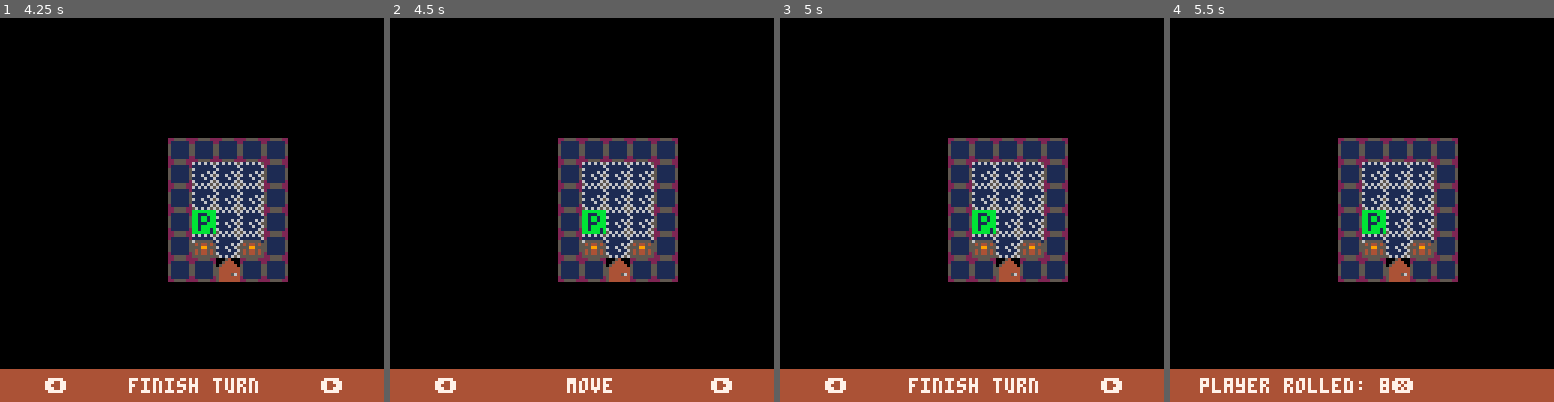
Above: before the commit, frames 1-4 (left to right).
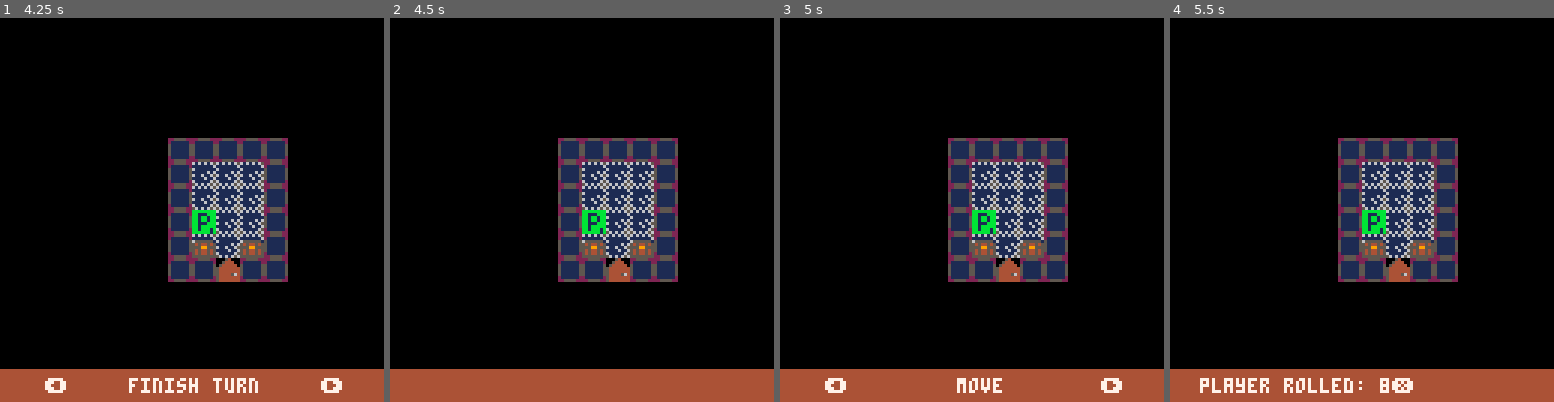
Above: after the commit, the same moments.

Repository: rad-corps/HQuest
Game: PICO-8 cartridge hq.p8
Two runs of this game, one before a commit and one after it. Both use one fixed random seed, a clock stepped at 60 frames per second and the inputs below.
Inputs:
- Up to frame 1 (4.25 s): tap O (Z key) at 0.33, 1.07, 2.22, 3.72 s; tap Down at 0.7 s; tap X (X key) at 1.43, 2.07, 2.82, 3.57 s; hold Up 1.97-2.63 s; hold Right 2.68-3.02 s; hold Down 3.07-3.73 s; hold Left 3.78-4.12 s; hold Up from 4.17 s (still down)
- Up to frame 2 (4.5 s): keep holding Up; tap X (X key) at 4.32 s
- Up to frame 3 (5 s): release Up at 4.5 s; hold Left from 4.55 s (still down)
- Up to frame 4 (5.5 s): release Left at 5.05 s; tap X (X key) at 5.07 s; hold Right from 5.1 s (still down); tap O (Z key) at 5.22 s

Frame 1 is identical in both runs. In frame 2, 0.5% of the frame differs, in the area x 11-90%, y 93-98%; in frame 3, 0.6%, in the area x 33-68%, y 93-98%; in frame 4, nothing differs.

Commit message:
reporting end tile using sprite flag

Diff:
--- a/hq.p8
+++ b/hq.p8
@@ -1,6 +1,119 @@
 pico-8 cartridge // http://www.pico-8.com
 version 8
 __lua__
+
+function get_mission(num)
+	local l_mission = {}
+	if num == 1 then
+		l_mission = {
+			starting_point = {2,20},
+			door_locations = {
+				{4,5},
+				{6,3},
+				{11,3},
+				{4,11},
+				{9,11},
+				{1,15},
+				{13,17},
+				{11,20},
+				{3,23},
+				{8,23},
+				{18,20},
+				{20,12}
+			},
+			enemies = { --x, y, type
+				{3,3,2},
+				{4,3,2},
+				{8,2,3},
+				{8,3,6},
+				{8,4,3},
+				{12,4,2},
+				{20,21,4},
+				{21,20,4},
+				{22,19,3},
+				{15,14,3},
+				{18,14,3},
+				{18,11,3},
+				{16,11,8}
+			},
+			rocks = {
+				{0,1},
+				{18,24},
+				{22,12},
+				{16,7},
+				{17,7}
+			},
+			chest_data = { --x,y,type,amount/strength
+				{2, 22, 2, 1},
+				{4, 22, 2, 1},
+				{22, 22, 2, 1},
+				{21, 22, 2, 1}
+			},
+			end_tile = {6,18}
+		}
+	elseif num == 2 then
+		l_mission = {
+			starting_point = {2,20},
+			door_locations = {
+				{4,5},
+				{6,3},
+				{11,3},
+				{4,11},
+				{9,11},
+				{1,15},
+				{13,17},
+				{11,20},
+				{3,23},
+				{8,23},
+				{18,20},
+				{20,12}
+			},
+			enemies = { --x, y, type
+				{3,3,2},
+				{4,3,2},
+				{8,2,3},
+				{8,3,6},
+				{8,4,3},
+				{12,4,2},
+				{12,5,6},
+				{13,5,2},
+				{4,8,1},
+				{8,9,1},
+				{9,9,1},
+				{0,17,1},
+				{3,15,1},
+				{3,16,4},
+				{9,19,4},
+				{10,20,4},
+				{13,19,1},
+				{13,21,1},
+				{16,24,4},
+				{20,21,4},
+				{21,20,4},
+				{22,19,3},
+				{15,14,3},
+				{18,14,3},
+				{18,11,3},
+				{16,11,8}
+			},
+			rocks = {
+				{0,1},
+				{18,24},
+				{22,12},
+				{16,7},
+				{17,7}
+			},
+			chest_data = { --x,y,type,amount/strength
+				{2, 22, 2, 1},
+				{4, 22, 2, 1},
+				{22, 22, 2, 1},
+				{21, 22, 2, 1}
+			},
+			end_tile = {20,18}
+		}
+	end
+	return l_mission
+end
 
 --pico 8 functions
 
@@ -533,6 +646,9 @@
 		mset(self.x, self.y, 49)
 	end
 
+	--check collision with end tile
+	printh(fget(mget(self.x, self.y)))
+
 	--check collision with enemies
 	for i=2, #actors do
 		if actors[i].alive == true then
@@ -870,6 +986,12 @@
 		mset(dl[1], dl[2],48)
 	end
 
+	--add end tile
+	mset(mission.end_tile[1]  , mission.end_tile[2]  , 64)
+	mset(mission.end_tile[1]+1, mission.end_tile[2]  , 65)
+	mset(mission.end_tile[1]  , mission.end_tile[2]+1, 80)
+	mset(mission.end_tile[1]+1, mission.end_tile[2]+1, 81)
+
 	actors[1].x = mission.starting_point[1]
 	actors[1].y = mission.starting_point[2]
 
@@ -893,71 +1015,6 @@
 		l_chest:init(ch[1], ch[2], ch[3], ch[4])
 		add(chests, l_chest)
 	end
-end
-
-function get_mission(num)
-	local l_mission = {}
-	if num == 1 then
-		l_mission = {
-			starting_point = {2,20},
-			door_locations = {
-				{4,5},
-				{6,3},
-				{11,3},
-				{4,11},
-				{9,11},
-				{1,15},
-				{13,17},
-				{11,20},
-				{3,23},
-				{8,23},
-				{18,20},
-				{20,12}
-			},
-			enemies = { --x, y, type
-				{3,3,2},
-				-- {4,3,2},
-				-- {8,2,3},
-				-- {8,3,6},
-				-- {8,4,3},
-				-- {12,4,2},
-				-- {12,5,6},
-				-- {13,5,2},
-				-- {4,8,1},
-				-- {8,9,1},
-				-- {9,9,1},
-				-- {0,17,1},
-				-- {3,15,1},
-				-- {3,16,4},
-				-- {9,19,4},
-				-- {10,20,4},
-				-- {13,19,1},
-				-- {13,21,1},
-				-- {16,24,4},
-				-- {20,21,4},
-				-- {21,20,4},
-				-- {22,19,3},
-				-- {15,14,3},
-				-- {18,14,3},
-				-- {18,11,3},
-				-- {16,11,8}
-			},
-			rocks = {
-				-- {0,1},
-				-- {18,24},
-				-- {22,12},
-				-- {16,7},
-				-- {17,7}
-			},
-			chest_data = { --x,y,type,amount/strength
-				{2, 22, 2, 1},
-				{4, 22, 2, 1},
-				{22, 22, 2, 1},
-				{21, 22, 2, 1}
-			}
-		}
-	end
-	return l_mission
 end
 
 function reveal_rooms(x,y)
@@ -1310,7 +1367,7 @@
 00000000000000000000000000000000000000000000000000000000000000000000000000000000000000000000000000000000000000000000000000000000
 
 __gff__
-0000000000000000000000000000000000000000000000000000000000000000000000000000000000000000000000000000000000000000000000000000000000000000000000000000000000000000000000000000000000000000000000000000000000000000000000000000000000000000000000000000000000000000
+0000000000000000000000000000000000000000000000000000000000000000000000000000000000000000000000000000000000000000000000000000000001010000000000000000000000000000010100000000000000000000000000000000000000000000000000000000000000000000000000000000000000000000
 0000000000000000000000000000000000000000000000000000000000000000000000000000000000000000000000000000000000000000000000000000000000000000000000000000000000000000000000000000000000000000000000000000000000000000000000000000000000000000000000000000000000000000
 __map__
 2121212121212121212121212121212121212121212121212121212121212121212100000000000000000000000000000000000000000000000000000000000000000000000000000000000000000000000000000000000000000000000000000000000000000000000000000000000000000000000000000000000000000000
